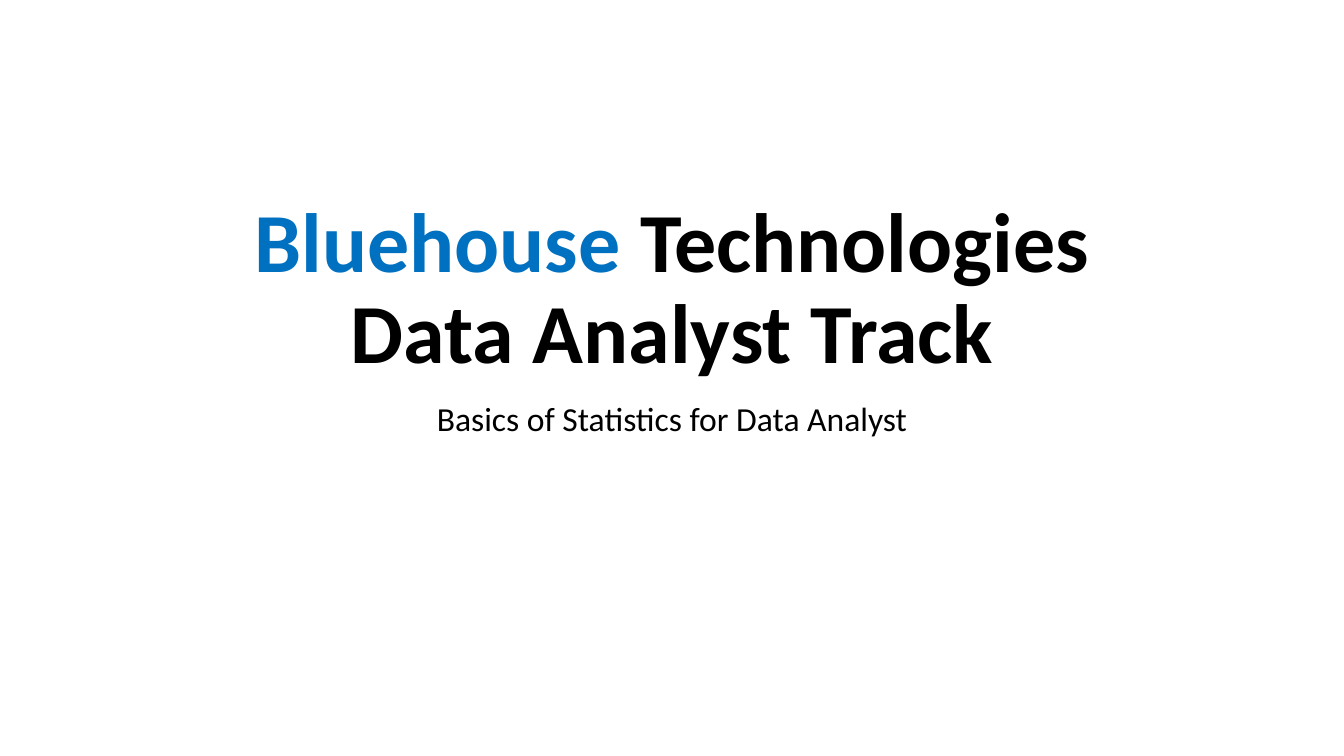
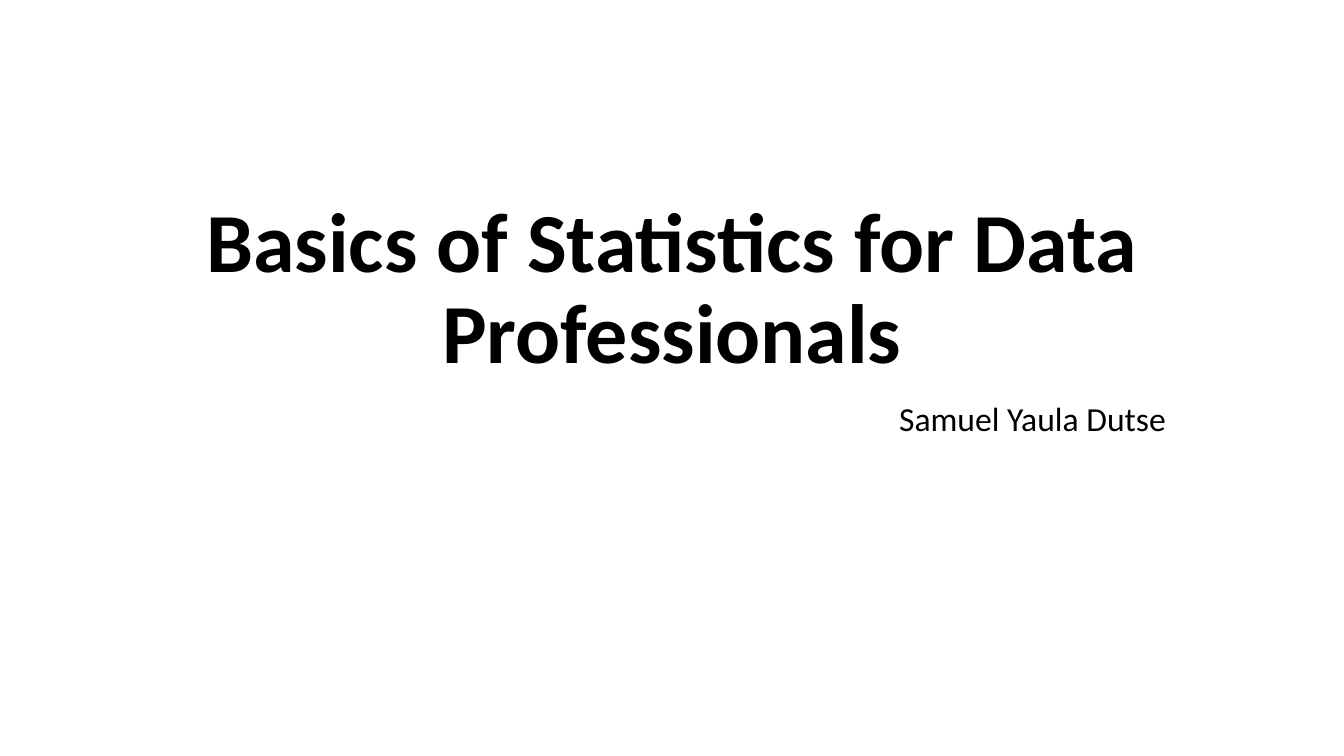
Before and after one commit to David-Orizu31/Data-Science-and-Machine-Learning-by-SamDutse, a slide deck: slide 1 of Module 2 - Statistics for Data Science/Basic statistics for Data Professionals.pptx. Drawn at 1344x756 pixels with LibreOffice and Linux fonts; fonts in the diff are those of the drawing. Boxes give left, top, right and bottom in pixels: in the first picture for what was removed or moved away, otherwise in the second. Text is boxed around its words. In the diff, an @@ line names an element or a change of style, - is before the commit and + after.

```diff
--- a/Module 2 - Statistics for Data Science/Basic statistics for Data Professionals.pptx
+++ b/Module 2 - Statistics for Data Science/Basic statistics for Data Professionals.pptx
@@ title at (206, 213, 1136, 364): text changed @@
-Bluehouse Technologies Data Analyst Track
+Basics of Statistics for Data Professionals
@@ subtitle at (899, 407, 1165, 432): text changed @@
-Basics of Statistics for Data Analyst
+Samuel Yaula Dutse
```
Also in this commit, not shown: 1 other file.
